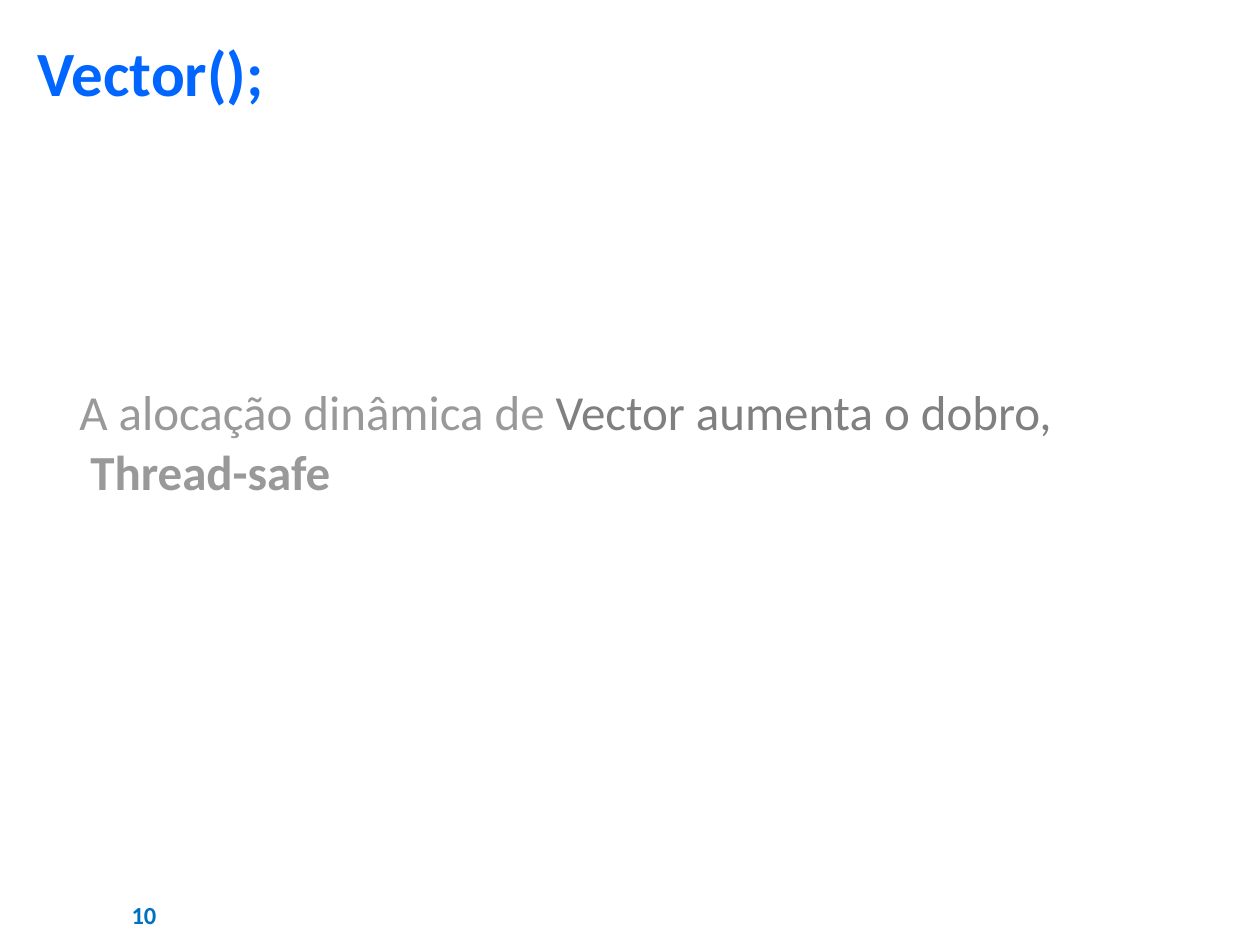
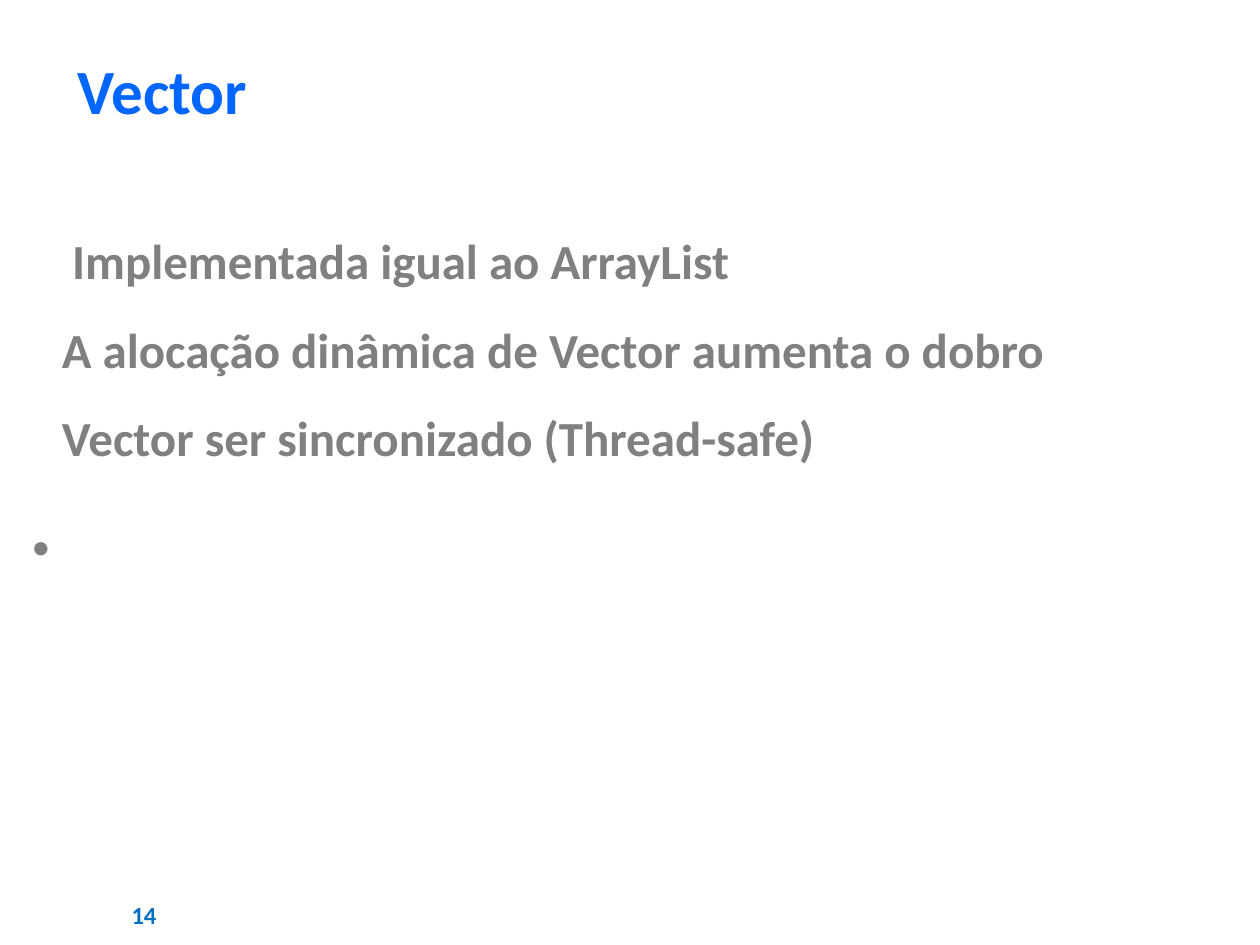
Before and after one commit to AJKFreitas/collections-learning, a slide deck: slide 14 of Estudos - Collections Framework.pptx (slide 10 before the commit). Drawn at 1260x945 pixels with LibreOffice and Linux fonts; fonts in the diff are those of the drawing; background and template pictures are left out. Boxes give left, top, right and bottom in pixels: in the first picture for what was removed or moved away, otherwise in the second. Text is boxed around its words. In the diff, an @@ line names an element or a change of style, - is before the commit and + after.

```diff
--- a/Estudos - Collections Framework.pptx
+++ b/Estudos - Collections Framework.pptx
@@ text at (78, 73, 247, 115): text changed @@
-Vector();
+Vector
@@ text at (32, 244, 1044, 463): text changed; text colour #999999 to #808080; bold on @@
-A alocação dinâmica de Vector aumenta o dobro,
-Thread-safe
+1) Implementada igual ao ArrayList
+l A alocação dinâmica de Vector aumenta o dobro
+l Vector ser sincronizado (Thread-safe)
@@ page number at (132, 908, 157, 924): text changed @@
-10
+14
```
Also in this commit, not shown: 10 other slides changed, 27 slides added, 1 slide removed, 1 other file.
